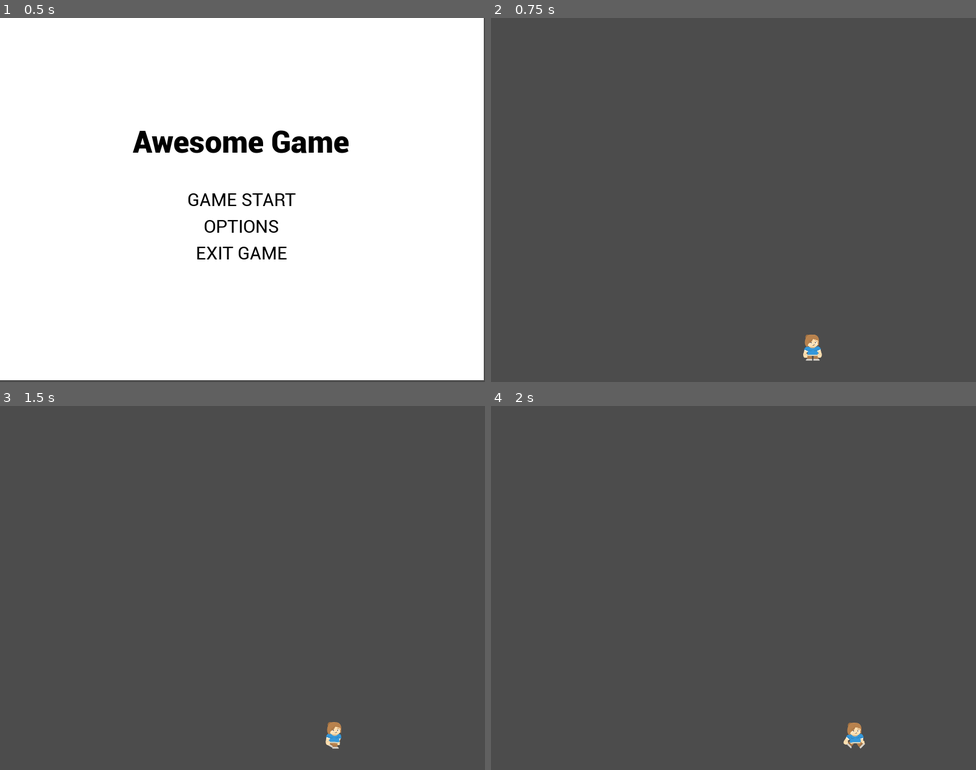
Above: before the commit, frames 1-4 (two rows, left to right).
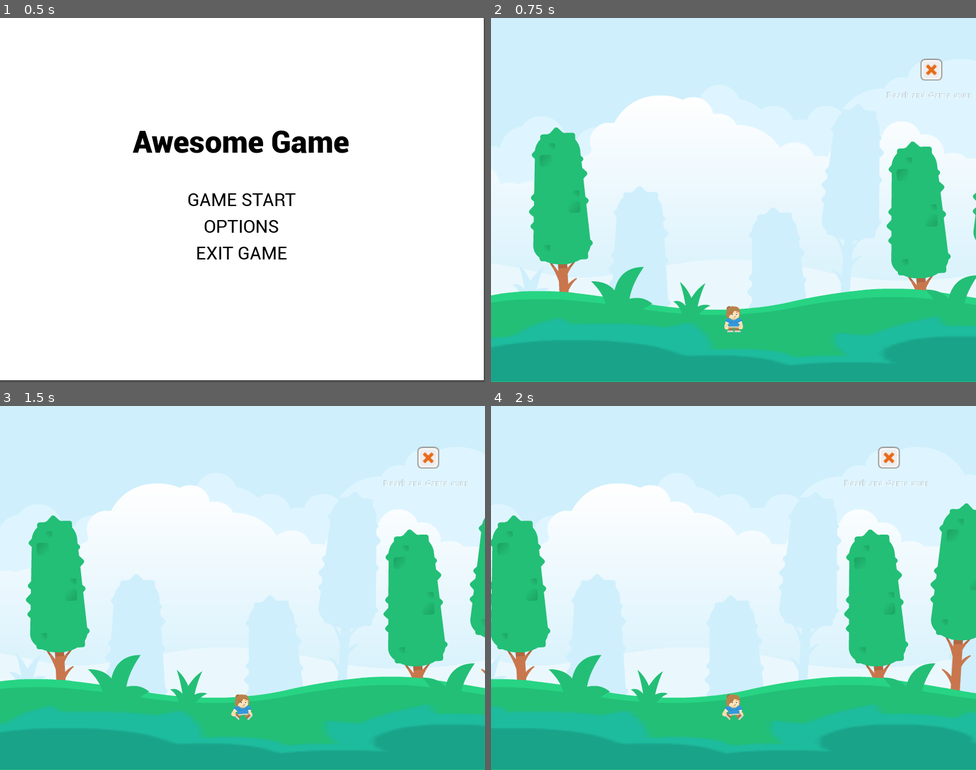
Above: after the commit, the same moments.

Repository: scottpetrovic/godot-starter-template
Game: Godot game, scene res://Scenes/MainMenu.tscn
Two runs of this game, one before a commit and one after it. Both use one fixed random seed, a clock stepped at 60 frames per second and the inputs below.
Inputs (mouse positions are in pixels of both pictures, inside the frame that each line leads up to):
- Up to frame 1 (0.5 s): no input
- Up to frame 2 (0.75 s): click "GAME START" at 0.5 s
- Up to frame 3 (1.5 s): tap Enter at 1.25 s; move the mouse to (349, 569) at 1.27 s; hold Right (ui_right) from 1.28 s (still down)
- Up to frame 4 (2 s): keep holding Right (ui_right)

Frame 1 is identical in both runs. In frame 2, 100% of the frame differs, in the area x 0-100%, y 0-100%; in frame 3, 100%; in frame 4, 100%.

Commit message:
Fix up parallax and add camera

Diff:
--- a/Graphics/Character/Character-animations.tres
+++ b/Graphics/Character/Character-animations.tres
@@ -14,5 +14,5 @@
 "frames": [ ExtResource( 2 ), ExtResource( 3 ) ],
 "loop": true,
 "name": "walk",
-"speed": 6.0
+"speed": 12.0
 } ]
--- a/Scenes/LevelOne.tscn
+++ b/Scenes/LevelOne.tscn
@@ -7,6 +7,8 @@
 [ext_resource path="res://Scripts/LevelOne.gd" type="Script" id=5]
 [ext_resource path="res://Scripts/Conversation.gd" type="Script" id=6]
 [ext_resource path="res://Graphics/Character/Character-animations.tres" type="SpriteFrames" id=7]
+[ext_resource path="res://Graphics/Backgrounds/backgroundColorGrass.png" type="Texture" id=8]
+[ext_resource path="res://Graphics/Backgrounds/bushAlt1.png" type="Texture" id=9]
 
 [sub_resource type="RectangleShape2D" id=1]
 extents = Vector2( 14.452, 21.7673 )
@@ -17,8 +19,19 @@
 [node name="LevelOne" type="Node2D"]
 script = ExtResource( 5 )
 
+[node name="Background" type="ParallaxBackground" parent="."]
+
+[node name="ParallaxLayer" type="ParallaxLayer" parent="Background"]
+position = Vector2( -2.66968, 0 )
+motion_mirroring = Vector2( 1024, 0 )
+
+[node name="Sprite" type="Sprite" parent="Background/ParallaxLayer"]
+position = Vector2( -0.458008, -177.916 )
+texture = ExtResource( 8 )
+centered = false
+
 [node name="Player" type="KinematicBody2D" parent="."]
-position = Vector2( 30.048, 537.267 )
+position = Vector2( 381.376, 490.651 )
 script = ExtResource( 2 )
 __meta__ = {
 "_edit_group_": true
@@ -35,7 +48,7 @@
 playing = true
 
 [node name="DamageItem" type="Area2D" parent="."]
-position = Vector2( 388.108, 300.202 )
+position = Vector2( 705.8, 85.2928 )
 __meta__ = {
 "_edit_group_": true
 }
@@ -64,13 +77,37 @@
 "_edit_use_anchors_": false
 }
 
-[node name="UI" type="Node2D" parent="."]
+[node name="Foreground" type="ParallaxBackground" parent="."]
 
-[node name="Conversation" type="Node2D" parent="UI"]
+[node name="Foreground" type="ParallaxLayer" parent="Foreground"]
+motion_scale = Vector2( 1.5, 1 )
+motion_mirroring = Vector2( 1410, 0 )
+
+[node name="Sprite" type="Sprite" parent="Foreground/Foreground"]
+position = Vector2( 402.849, 518.69 )
+scale = Vector2( 10, 2.27804 )
+texture = ExtResource( 9 )
+offset = Vector2( 3.28415, 11.7806 )
+
+[node name="Camera2D" type="Camera2D" parent="."]
+rotation = -0.0175457
+z_index = 100
+z_as_relative = false
+anchor_mode = 0
+current = true
+smoothing_speed = 2.0
+
+[node name="UI" type="Node2D" parent="Camera2D"]
+rotation = 0.0175457
+__meta__ = {
+"_edit_group_": true
+}
+
+[node name="Conversation" type="Node2D" parent="Camera2D/UI"]
 visible = false
 script = ExtResource( 6 )
 
-[node name="background" type="TextureRect" parent="UI/Conversation"]
+[node name="background" type="TextureRect" parent="Camera2D/UI/Conversation"]
 self_modulate = Color( 0.0352941, 0.00784314, 0.00784314, 0.294118 )
 margin_left = 1.0
 margin_top = 457.0
@@ -82,7 +119,7 @@
 "_edit_use_anchors_": false
 }
 
-[node name="RichTextLabel" type="RichTextLabel" parent="UI/Conversation"]
+[node name="RichTextLabel" type="RichTextLabel" parent="Camera2D/UI/Conversation"]
 margin_left = 146.841
 margin_top = 476.22
 margin_right = 751.841
@@ -94,7 +131,7 @@
 "_edit_use_anchors_": false
 }
 
-[node name="TextureRect" type="TextureRect" parent="UI/Conversation"]
+[node name="TextureRect" type="TextureRect" parent="Camera2D/UI/Conversation"]
 margin_left = 16.5198
 margin_top = 473.21
 margin_right = 123.52
@@ -105,11 +142,6 @@
 "_edit_use_anchors_": false
 }
 
-[node name="Timer" type="Timer" parent="UI/Conversation"]
-
-[node name="Camera2D" type="Camera2D" parent="."]
-offset = Vector2( -500, 0 )
-anchor_mode = 0
-current = true
+[node name="Timer" type="Timer" parent="Camera2D/UI/Conversation"]
 
 [connection signal="body_entered" from="DamageItem" to="Player" method="_on_DamageItem_body_entered"]
--- /dev/null
+++ b/Scripts/CameraMovement.gd
@@ -0,0 +1,16 @@
+extends Camera2D
+
+
+# Declare member variables here. Examples:
+# var a = 2
+# var b = "text"
+
+
+# Called when the node enters the scene tree for the first time.
+func _ready():
+	pass # Replace with function body.
+
+
+# Called every frame. 'delta' is the elapsed time since the previous frame.
+#func _process(delta):
+#	pass
--- a/Scripts/LevelOne.gd
+++ b/Scripts/LevelOne.gd
@@ -7,20 +7,27 @@
 	'THERE IS MORE TO LIFE THAN DEATH',
 	'JUST RELAX AND HANG OUT FOR A BIT']
 
+func haveCameraFollowPlayer():
+	$Camera2D.position.x = $Player.position.x - (get_viewport().size.x/2)
+
+
 
 func _ready():
-	$UI/Conversation.connect("messageEnded", self, "_messageEnded")
+	$Camera2D/UI/Conversation.connect("messageEnded", self, "_messageEnded")
 
 func _canShowMessage():
 	var onLastMessage = narratorTextIndex == narratorText.size()
-	return $UI/Conversation.visible == false != onLastMessage
+	return $Camera2D/UI/Conversation.visible == false != onLastMessage
 
 func _process(delta):
+
+	haveCameraFollowPlayer()
+
 	if(_canShowMessage()):
 		var closeDistance = 200 # pixels where object is close
 		var dist = distanceBetweenObjects($Player, $DamageItem)
 		if(dist < closeDistance):
-			$UI/Conversation.showConversation(narratorText[narratorTextIndex], 2.5)
+			$Camera2D/UI/Conversation.showConversation(narratorText[narratorTextIndex], 2.5)
 
 func _messageEnded():
 	narratorTextIndex += 1
Binary file added: Graphics/Backgrounds/backgroundColorGrass.png
Not shown, added: Graphics/Backgrounds/backgroundColorGrass.png.import
Binary file added: Graphics/Backgrounds/bushAlt1.png
Not shown, added: Graphics/Backgrounds/bushAlt1.png.import
Not shown: 1 places in Scenes/LevelOne.tscn that only renumber resources
